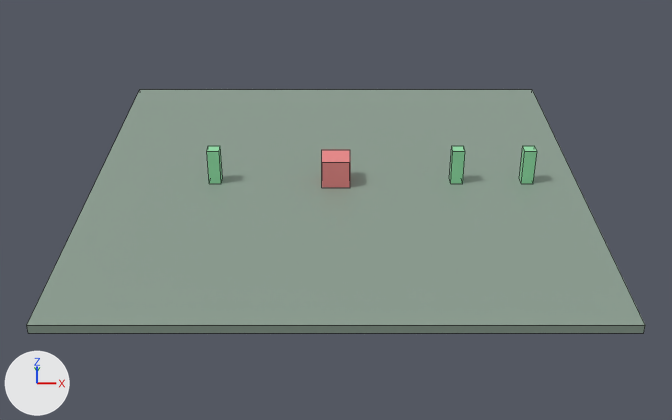
One commit to the Blender file examples/demo_ai/AI示例.blend: the scene before it, then after it.
Both versions are drawn from a 50 mm camera at (0.0, -41.3, 21.7) aimed at (0.0, 0.8, -2.1). Lighting does not change. The marker at lower left points along +X, +Y and +Z. The older version comes first. Mesh edges are drawn as thin lines.

In view in the first picture: '地面', '巡逻点丙', '敌人' and 2 more.
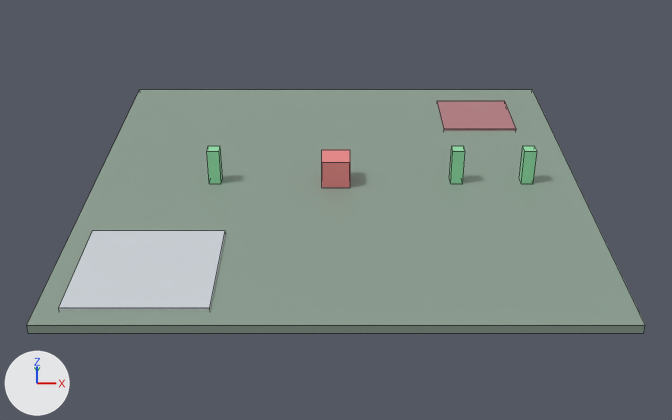
Pixel boxes [x1, y1, x2, y2] of what changed, in the pictures (672 x 420 px):
'铁皮地面', added
    after: [59, 230, 226, 310]
'地毯地面', added
    after: [437, 101, 516, 131]

What the commit changed:
Material '地毯地面_材质' (mat_地毯地面_材质) is new.
Its base color is (0.45, 0.2, 0.22) (pink #b37c81).
Material '铁皮地面_材质' (mat_铁皮地面_材质) is new.
Its base color is (0.62, 0.66, 0.7) (light grey #ced4da).
Mesh me_cube_002_1 is new.
It is a box spanning x -2.0..2.0, y -2.0..2.0, z -0.1..0.1.
It uses material mat_地毯地面_材质 (pink #b37c81).
Mesh me_cube_001_1 is new.
It is a box spanning x -3.0..3.0, y -3.0..3.0, z -0.1..0.1.
It uses material mat_铁皮地面_材质 (light grey #ced4da).
Object '地毯地面' (ob_地毯地面) is new; it shows me_cube_002_1.
Its location is (8.0, 8.0, 0.0).
Object '铁皮地面' (ob_铁皮地面) is new; it shows me_cube_001_1.
Its location is (-8.0, -8.0, 0.0).
